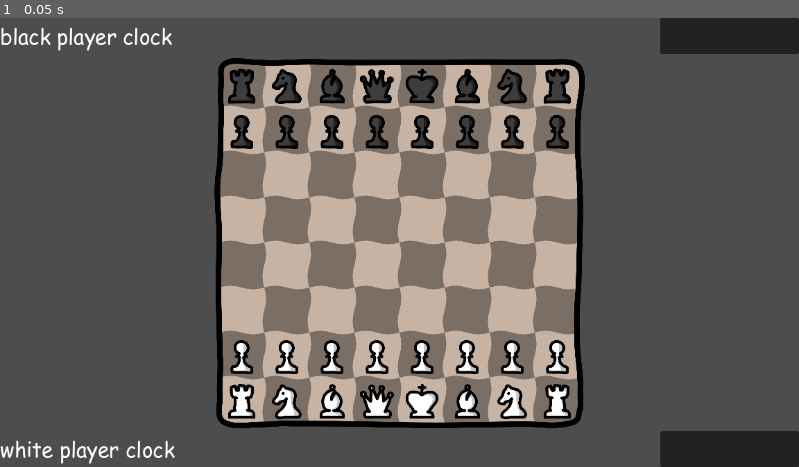
Above: before the commit, frame 1.
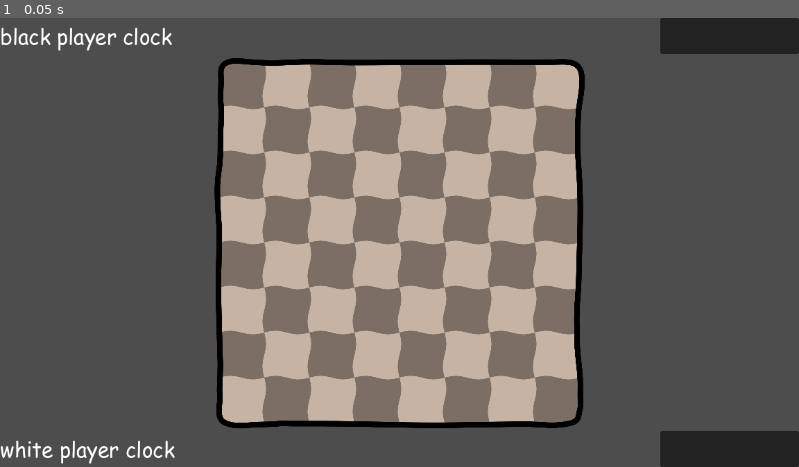
Above: after the commit, the same moment.

Repository: Empika1/DrunkChess
Game: Godot game, scene res://Scenes/Game.tscn
Same seed, same stepped clock (60 frames per second), same inputs: the game is played once before the commit and once after it.
Inputs:
- Up to frame 1 (0.05 s): no input

The runs differ from the first frame. In frame 1, 5.6% of the frame differs, in the area x 28-72%, y 11-90%.
Error after the commit: Parse Error: Could not resolve external class member "states". (res://Scripts/BoardRenderer.gd:24)

Commit message:
timerere

Diff:
--- a/Scripts/GameManager.gd
+++ b/Scripts/GameManager.gd
@@ -65,7 +65,6 @@
 
 		#if not castle, make normal or promotion move
 		if move == null:
-			print(dragOffset, " ", dragPos, " ", pieceDragging.pos)
 			var movePos: Vector2i = PieceLogic.closestPosCanMoveTo(pieceDragging, states[-1].pieces, dragPos,
 				states[-1].movePoints[states[-1].findPieceIndex(pieceDragging)])
 
--- a/Scripts/Logic/BoardLogic.gd
+++ b/Scripts/Logic/BoardLogic.gd
@@ -14,7 +14,21 @@
 static func isPieceOutsideBoard(pos: Vector2i, radius: int, maxPos: Vector2i) -> bool:
 	return pos.x - radius < 0 or pos.y - radius < 0 or pos.x + radius > maxPos.x or pos.y + radius > maxPos.y
 
+static func validateTime(state: BoardState, move: Move) -> BoardState.StateResult: #checks if a player lost on time
+	if move.movedPiece.color == Piece.PieceColor.WHITE:
+		if state.whiteTime <= move.moveTime:
+			return BoardState.StateResult.WIN_BLACK
+	else:
+		if state.blackTime <= move.moveTime:
+			return BoardState.StateResult.WIN_WHITE
+	return BoardState.StateResult.VALID
+
 static func validateStartingState(state: BoardState) -> BoardState.StateResult:
+	if state.whiteTime <= 0:
+		return BoardState.StateResult.START_NONPOSITIVE_WHITE_TIME
+	if state.blackTime <= 0:
+		return BoardState.StateResult.START_NONPOSITIVE_BLACK_TIME
+
 	for piece: Piece in state.pieces:
 		if isPieceOutsideBoard(piece.pos, piece.hitRadius, Vector2i(Piece.boardSize, Piece.boardSize)):
 			return BoardState.StateResult.START_PIECE_OUTSIDE_BOARD
@@ -82,6 +96,10 @@
 
 	if !PieceLogic.canPieceMoveTo(move.movedPiece, state.previousState.pieces, move.posMovedTo, state.previousState.movePoints[state.previousState.findPieceIndex(move.movedPiece)]):
 		return BoardState.StateResult.MOVE_ONE_PIECE_MOVED_PIECE_TO_INVALID_POSITION
+
+	var timeValidation: BoardState.StateResult = validateTime(state, move)
+	if timeValidation != BoardState.StateResult.VALID:
+		return timeValidation
 
 	return BoardState.StateResult.VALID
 
@@ -142,6 +160,10 @@
 				else:
 					return BoardState.StateResult.MOVE_CASTLE_CASTLING_THROUGH_OPPOSITE_COLOR_PIECE
 
+	var timeValidation: BoardState.StateResult = validateTime(state, move)
+	if timeValidation != BoardState.StateResult.VALID:
+		return timeValidation
+
 	return BoardState.StateResult.VALID
 
 static func validatePromotionMove(state: BoardState, move: Move) -> BoardState.StateResult:
--- a/Scripts/Logic/BoardState.gd
+++ b/Scripts/Logic/BoardState.gd
@@ -11,6 +11,8 @@
 	START_NO_BLACK_KING,
 	START_MULTIPLE_WHITE_KINGS,
 	START_MULTIPLE_BLACK_KINGS,
+	START_NONPOSITIVE_WHITE_TIME,
+	START_NONPOSITIVE_BLACK_TIME,
 	MOVE_ONE_PIECE_MOVED_PIECE_DOESNT_EXIST,
 	MOVE_ONE_PIECE_MOVED_PIECE_WRONG_COLOR,
 	MOVE_ONE_PIECE_MOVED_PIECE_OUTSIDE_BOARD,
@@ -35,23 +37,49 @@
 	NULL_STATE_RESULT,
 }
 
+class StartSettings:
+	enum AssistMode {
+		NONE,
+		MOVE_ARROWS,
+		ANALYSIS
+	}
+
+	var isTimed: bool
+	var startingTime: float
+	var assistMode: AssistMode
+
+	func _init(isTimed_: bool, startingTime_: float, assistMode_: AssistMode):
+		isTimed = isTimed_
+		startingTime = startingTime_
+		assistMode = assistMode_
+
 var pieces: Array[Piece]
 var capturedPieces: Array[Piece]
 var turnToMove: Piece.PieceColor
 var result: StateResult
 var previousState: BoardState
+var startSettings: StartSettings
+var whiteTime: float
+var blackTime: float
 
 var movePoints: Array[PieceLogic.PieceMovePoints]
 var piecesCanCapture: Array[Array]
 var castlePieces: PieceLogic.CastlePieces
 var castlePoints: PieceLogic.CastlePoints
 
-func _init(pieces_: Array[Piece], capturedPieces_: Array[Piece], turnToMove_: Piece.PieceColor, result_: StateResult, previousState_: BoardState, movePoints_: Array[PieceLogic.PieceMovePoints], piecesCanCapture_: Array[Array], castlePieces_: PieceLogic.CastlePieces, castlePoints_: PieceLogic.CastlePoints):
+func _init(pieces_: Array[Piece], capturedPieces_: Array[Piece], turnToMove_: Piece.PieceColor,
+	result_: StateResult, previousState_: BoardState, startSettings_: StartSettings, whiteTime_: float,
+	blackTime_: float, movePoints_: Array[PieceLogic.PieceMovePoints], piecesCanCapture_: Array[Array],
+	castlePieces_: PieceLogic.CastlePieces, castlePoints_: PieceLogic.CastlePoints):
+
 	pieces = pieces_
 	capturedPieces = capturedPieces_
 	turnToMove = turnToMove_
 	result = result_
 	previousState = previousState_
+	startSettings = startSettings_
+	whiteTime = whiteTime_
+	blackTime = blackTime_
 	movePoints = movePoints_
 	piecesCanCapture = piecesCanCapture_
 	castlePieces = castlePieces_
@@ -67,20 +95,22 @@
 	castlePieces = PieceLogic.availableCastlePieces(pieces, turnToMove)
 	castlePoints = PieceLogic.availableCastlePoints(pieces, turnToMove, castlePieces)
 
-static func newStartingState(pieces_: Array[Piece]) -> BoardState:
-	var state: BoardState = BoardState.new(pieces_, [], Piece.PieceColor.WHITE, StateResult.VALID, null, [], [], null, null)
+static func newStartingState(pieces_: Array[Piece], startSettings_: StartSettings) -> BoardState:
+	var state: BoardState = BoardState.new(pieces_, [], Piece.PieceColor.WHITE, StateResult.VALID, null,
+		startSettings_, startSettings_.startingTime, startSettings_. startingTime, [], [], null, null)
 	state.result = BoardLogic.validateStartingState(state)
 	state.addMoveInfo()
 	return state
 
-static func newDefaultStartingState() -> BoardState:
+static func newDefaultStartingState(startSettings_: StartSettings) -> BoardState:
 	var startPieces: Array[Piece] = []
 
 	var firstRowBlackY: int = Piece.boardSize / 16
 	var secondRowBlackY: int = Piece.boardSize * 3 / 16
 	var firstRowWhiteY: int = Piece.boardSize - firstRowBlackY
 	var secondRowWhiteY: int = Piece.boardSize - secondRowBlackY
-	var pieceOrder: Array[Piece.PieceType] = [Piece.PieceType.ROOK, Piece.PieceType.KNIGHT, Piece.PieceType.BISHOP, Piece.PieceType.QUEEN, Piece.PieceType.KING, Piece.PieceType.BISHOP, Piece.PieceType.KNIGHT, Piece.PieceType.ROOK]
+	var pieceOrder: Array[Piece.PieceType] = [Piece.PieceType.ROOK, Piece.PieceType.KNIGHT, Piece.PieceType.BISHOP, Piece.PieceType.QUEEN,
+											  Piece.PieceType.KING, Piece.PieceType.BISHOP, Piece.PieceType.KNIGHT, Piece.PieceType.ROOK]
 	for i: int in range(8):
 		var x: int = Piece.boardSize / 16 + Piece.boardSize * i / 8
 		startPieces.append(Piece.new(Vector2i(x, firstRowBlackY), pieceOrder[i], Piece.PieceColor.BLACK))
@@ -88,7 +118,7 @@
 
 		startPieces.append(Piece.new(Vector2i(x, secondRowBlackY), Piece.PieceType.PAWN, Piece.PieceColor.BLACK))
 		startPieces.append(Piece.new(Vector2i(x, secondRowWhiteY), Piece.PieceType.PAWN, Piece.PieceColor.WHITE))
-	var state: BoardState = BoardState.newStartingState(startPieces)
+	var state: BoardState = BoardState.newStartingState(startPieces, startSettings_)
 	return state
 
 func makeMove(move_: Move) -> BoardState:
@@ -105,7 +135,8 @@
 	for piece in capturedPieces:
 		newCapturedPieces.append(piece.duplicate())
 
-	return BoardState.new(newPieces, newCapturedPieces, turnToMove, result, previousState, [], [], null, null)
+	return BoardState.new(newPieces, newCapturedPieces, turnToMove, result, previousState,
+		startSettings, whiteTime, blackTime, [], [], null, null)
 
 func findPieceIndex(piece: Piece) -> int:
 	for i in range(len(pieces)):
--- a/Scripts/Logic/Move.gd
+++ b/Scripts/Logic/Move.gd
@@ -18,16 +18,18 @@
 var promotingTo: Piece.PieceType #only for promote move
 var movedKing: Piece #only for castle move
 var movedRook: Piece #only for castle move
+var moveTime: float #time taken
 
-func _init(moveType_: MoveType, movedPiece_: Piece, posMovedTo_: Vector2i, promotingTo_: Piece.PieceType, movedKing_: Piece, movedRook_: Piece):
+func _init(moveType_: MoveType, movedPiece_: Piece, posMovedTo_: Vector2i, promotingTo_: Piece.PieceType, movedKing_: Piece, movedRook_: Piece, moveTime_: float):
 	moveType = moveType_
 	movedPiece = movedPiece_
 	posMovedTo = posMovedTo_
 	promotingTo = promotingTo_
 	movedKing = movedKing_
 	movedRook = movedRook_
+	moveTime = moveTime_
 
-static func newNormal(movedPiece_: Piece, posMovedTo_: Vector2i) -> Move:
+static func newNormal(movedPiece_: Piece, posMovedTo_: Vector2i, moveTime_: float) -> Move:
 	var moveType__: MoveType = MoveType.NORMAL
 	var movedPiece__: Piece = movedPiece_
 	var posMovedTo__: Vector2i = posMovedTo_
@@ -36,9 +38,9 @@
 	var movedKing__: Piece = null
 	var movedRook__: Piece = null
 
-	return Move.new(moveType__, movedPiece__, posMovedTo__, promotingTo__, movedKing__, movedRook__)
+	return Move.new(moveType__, movedPiece__, posMovedTo__, promotingTo__, movedKing__, movedRook__, moveTime_)
 
-static func newPromotion(movedPiece_: Piece, posMovedTo_: Vector2i, promotingTo_: Piece.PieceType) -> Move:
+static func newPromotion(movedPiece_: Piece, posMovedTo_: Vector2i, promotingTo_: Piece.PieceType, moveTime_: float) -> Move:
 	var moveType__: MoveType = MoveType.PROMOTION
 	var movedPiece__: Piece = movedPiece_
 	var posMovedTo__: Vector2i = posMovedTo_
@@ -46,9 +48,9 @@
 
 	var movedKing__: Piece = null
 	var movedRook__: Piece = null
-	return Move.new(moveType__, movedPiece__, posMovedTo__, promotingTo__, movedKing__, movedRook__)
+	return Move.new(moveType__, movedPiece__, posMovedTo__, promotingTo__, movedKing__, movedRook__, moveTime_)
 
-static func newCastle(movedKing_: Piece, movedRook_: Piece) -> Move:
+static func newCastle(movedKing_: Piece, movedRook_: Piece, moveTime_: float) -> Move:
 	var moveType__: MoveType = MoveType.CASTLE
 
 	var movedPiece__: Piece = null
@@ -57,8 +59,9 @@
 
 	var movedKing__: Piece = movedKing_
 	var movedRook__: Piece = movedRook_
-	return Move.new(moveType__, movedPiece__, posMovedTo__, promotingTo__, movedKing__, movedRook__)
+	return Move.new(moveType__, movedPiece__, posMovedTo__, promotingTo__, movedKing__, movedRook__, moveTime_)
 
 func duplicate():
 	return Move.new(moveType, movedPiece.duplicate() if movedPiece != null else null, posMovedTo,
-	promotingTo, movedKing.duplicate() if movedKing != null else null, movedRook.duplicate() if movedRook != null else null)
+	promotingTo, movedKing.duplicate() if movedKing != null else null,
+	movedRook.duplicate() if movedRook != null else null, moveTime)
